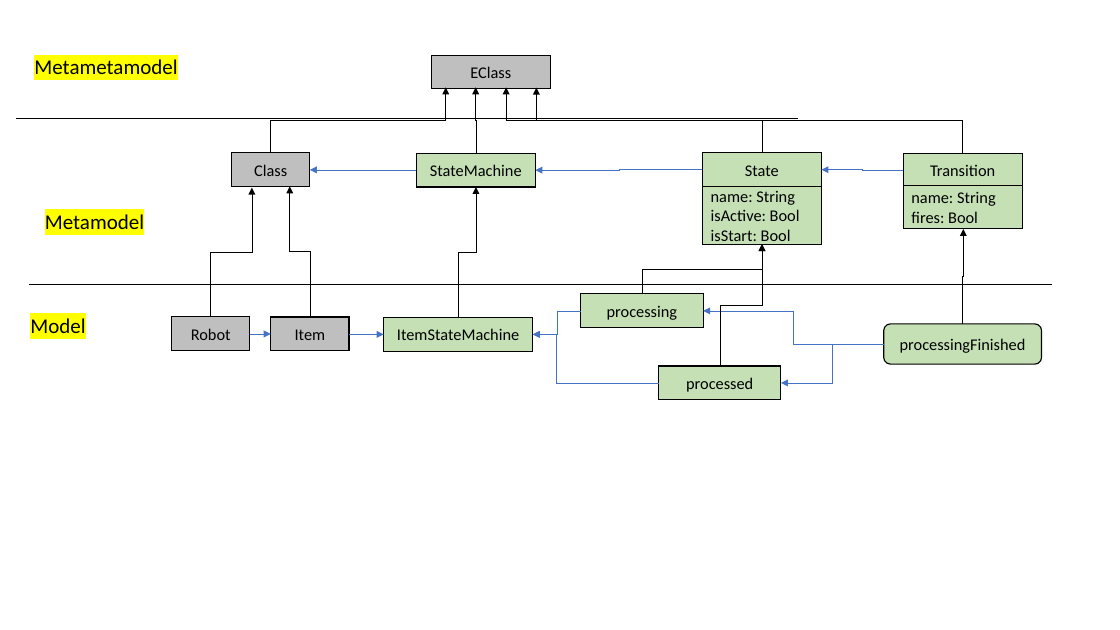
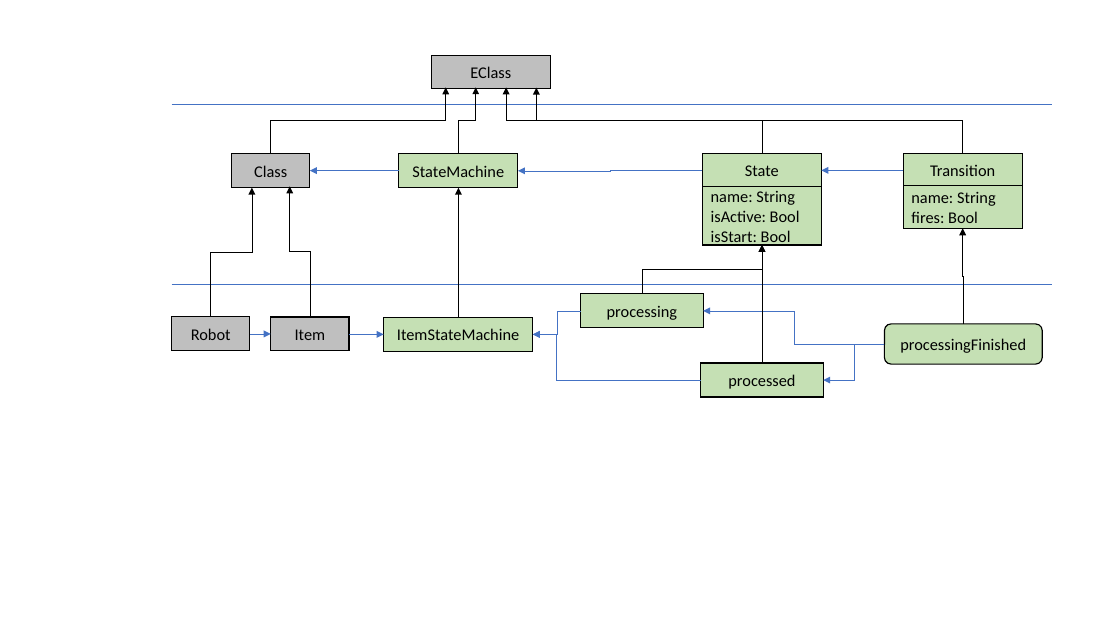
Before and after one commit to cdl-mint/at-journal, a slide deck: slide 3 of figures/2022_AT_Figures.pptx. Drawn at 1120x630 pixels with LibreOffice and Linux fonts; fonts in the diff are those of the drawing. Boxes give left, top, right and bottom in pixels: in the first picture for what was removed or moved away, otherwise in the second. Text is boxed around its words. In the diff, an @@ line names an element or a change of style, - is before the commit and + after.

```diff
--- a/figures/2022_AT_Figures.pptx
+++ b/figures/2022_AT_Figures.pptx
@@ text removed at bbox=[34, 59, 177, 81] @@
-Metametamodel
@@ elbow arrow (271, 154) - (446, 87): route changed @@
@@ elbow arrow moved from (476, 153) - (476, 87) to (459, 154) - (476, 87) @@
@@ line moved from (17, 118) - (798, 118) to (171, 104) - (1052, 104) @@
@@ line (171, 104) - (1052, 104): stroke #000000 0.5 pt to #4472C4 0.5 pt @@
@@ elbow arrow moved from (417, 170) - (310, 170) to (399, 171) - (310, 171) @@
@@ rectangle "StateMachine": place and size @@
-rectangle "StateMachine" at bbox=[417, 153, 536, 187]
+rectangle "StateMachine" at bbox=[399, 154, 518, 187]
@@ elbow arrow moved from (702, 170) - (535, 170) to (702, 171) - (518, 171) @@
@@ elbow arrow moved from (459, 318) - (476, 187) to (459, 318) - (459, 188) @@
@@ text removed at bbox=[45, 214, 144, 229] @@
-Metamodel
@@ elbow arrow (964, 324) - (963, 229): route changed @@
@@ elbow arrow (642, 294) - (762, 245): route changed @@
@@ elbow arrow moved from (720, 366) - (762, 245) to (762, 363) - (762, 245) @@
@@ line moved from (29, 285) - (1052, 285) to (171, 285) - (1052, 285) @@
@@ line (171, 285) - (1052, 285): stroke #000000 0.5 pt to #4472C4 0.5 pt @@
@@ text removed at bbox=[30, 318, 85, 333] @@
-Model
@@ elbow arrow moved from (659, 383) - (533, 334) to (701, 380) - (533, 334) @@
@@ elbow arrow moved from (884, 344) - (781, 383) to (885, 344) - (823, 380) @@
@@ rectangle "processed": place and size @@
-rectangle "processed" at bbox=[659, 366, 781, 400]
+rectangle "processed" at bbox=[701, 363, 823, 397]
```
Also in this commit, not shown: 5 other slides changed, 7 other files.
